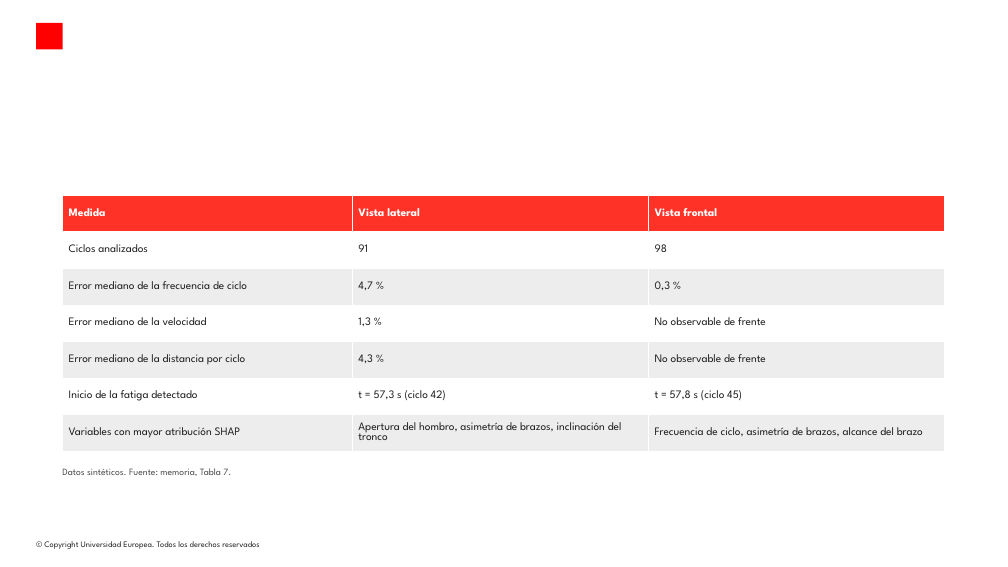
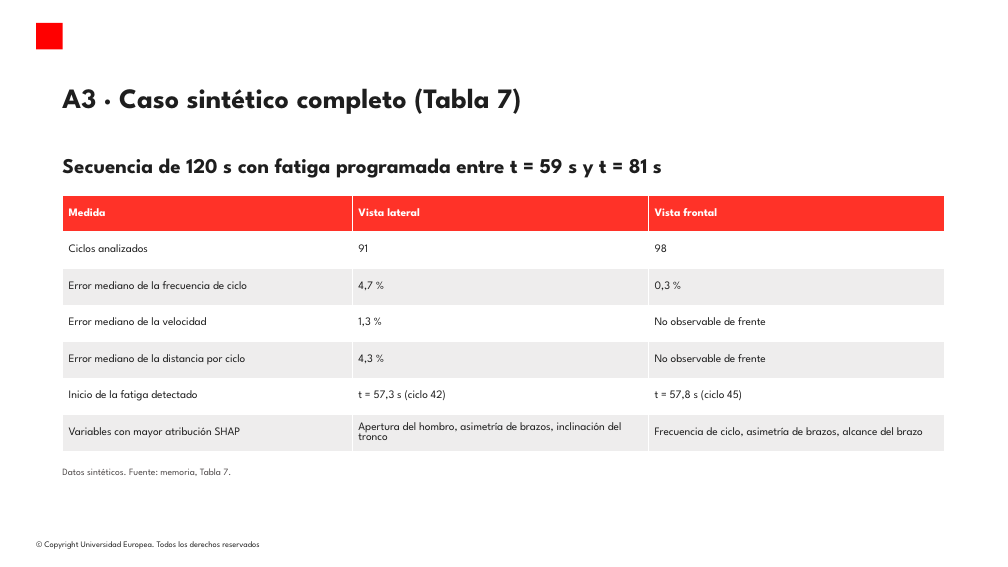
Before and after one commit to modeliana1-rgb/Strokelab, a slide deck: slide 15 of presentacion/StrokeLab_apoyo_preguntas.pptx. Drawn at 1008x567 pixels with LibreOffice and Linux fonts; fonts in the diff are those of the drawing; background and template pictures are left out. Boxes give left, top, right and bottom in pixels: in the first picture for what was removed or moved away, otherwise in the second. Text is boxed around its words. In the diff, an @@ line names an element or a change of style, - is before the commit and + after.

```diff
--- a/presentacion/StrokeLab_apoyo_preguntas.pptx
+++ b/presentacion/StrokeLab_apoyo_preguntas.pptx
@@ title added at [62, 88, 521, 114], 32 pt, text #1E1E1E, bold @@
+A3 · Caso sintético completo (Tabla 7)
@@ text added at [62, 158, 662, 178], 24 pt, text #1E1E1E, bold @@
+Secuencia de 120 s con fatiga programada entre t = 59 s y t = 81 s
```
Also in this commit, not shown: 11 other slides changed, 1 slide added, 1 slide removed, 3 other files.
